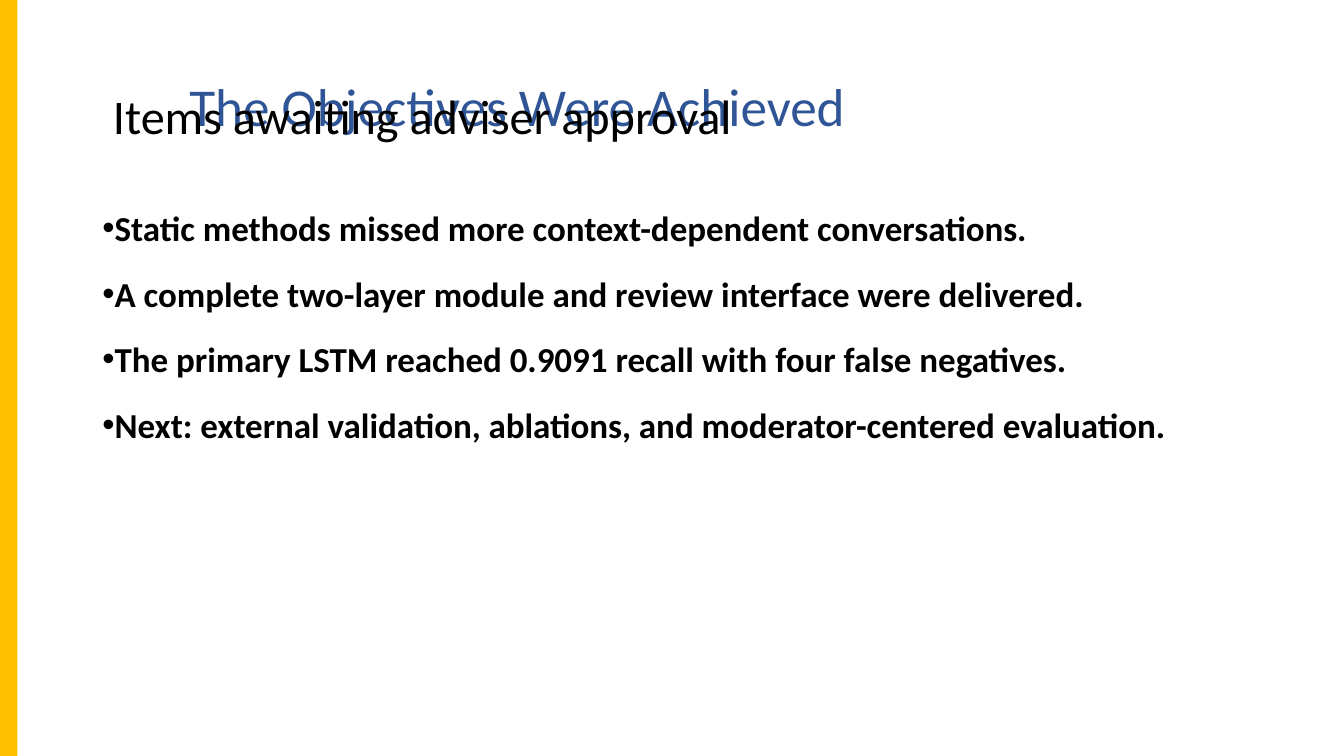
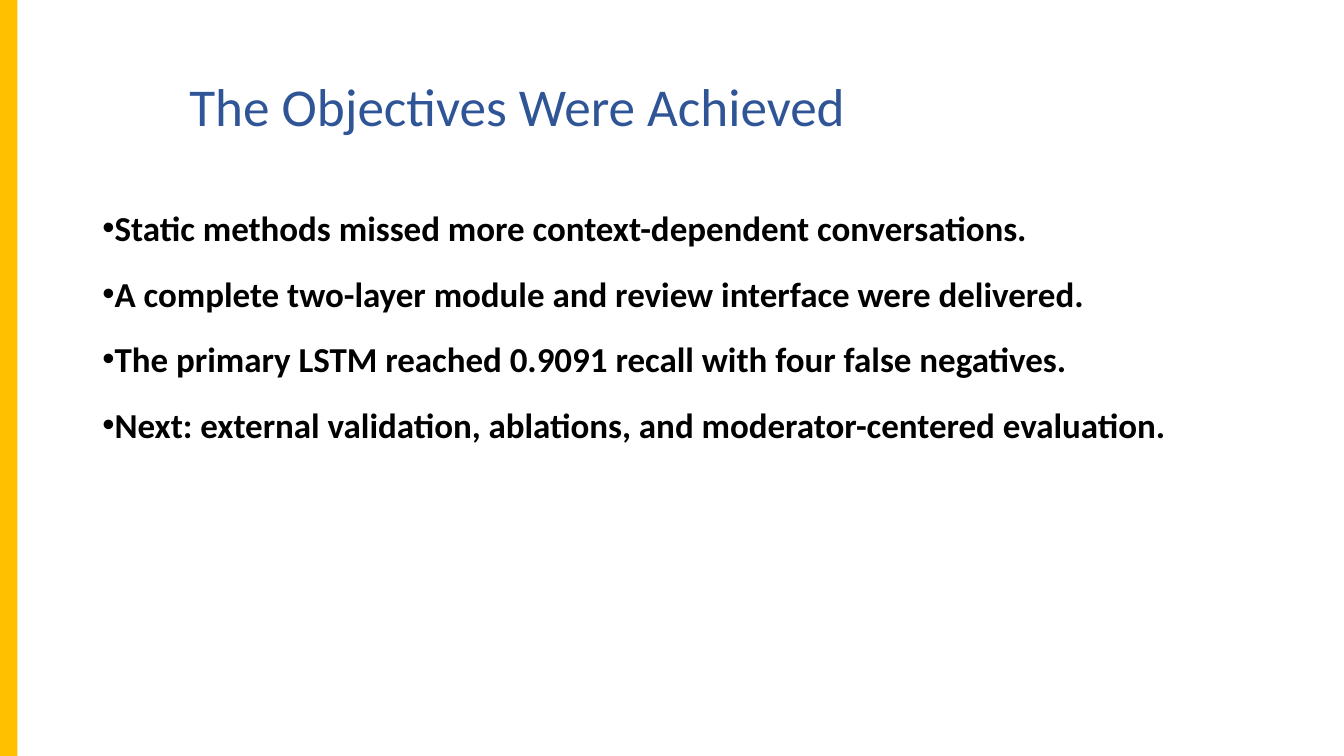
Before and after one commit to apcjomaala1/THESIS, a slide deck: slide 23 of WASD - Thesis 2 - final revised.pptx. Drawn at 1344x756 pixels with LibreOffice and Linux fonts; fonts in the diff are those of the drawing; background and template pictures are left out. Boxes give left, top, right and bottom in pixels: in the first picture for what was removed or moved away, otherwise in the second. Text is boxed around its words. In the diff, an @@ line names an element or a change of style, - is before the commit and + after.

```diff
--- a/WASD - Thesis 2 - final revised.pptx
+++ b/WASD - Thesis 2 - final revised.pptx
@@ title removed at (113, 93, 731, 143) @@
-Items awaiting adviser approval
```
Also in this commit, not shown: 15 other slides changed, 5 slides removed, 14 other files.
